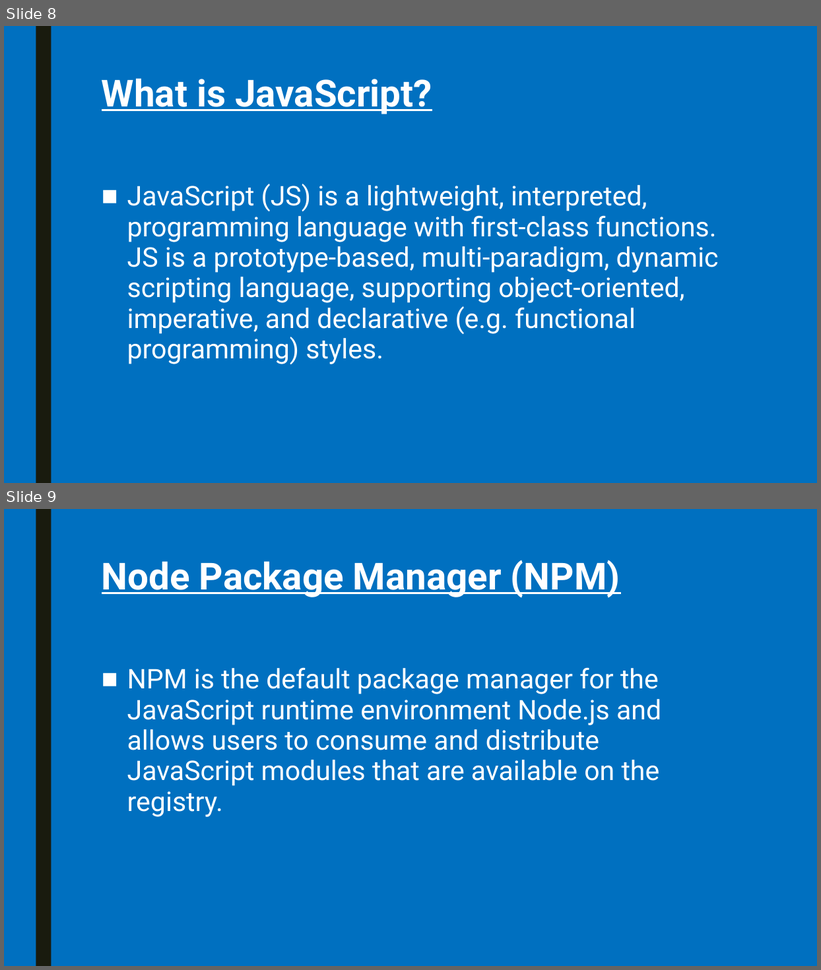
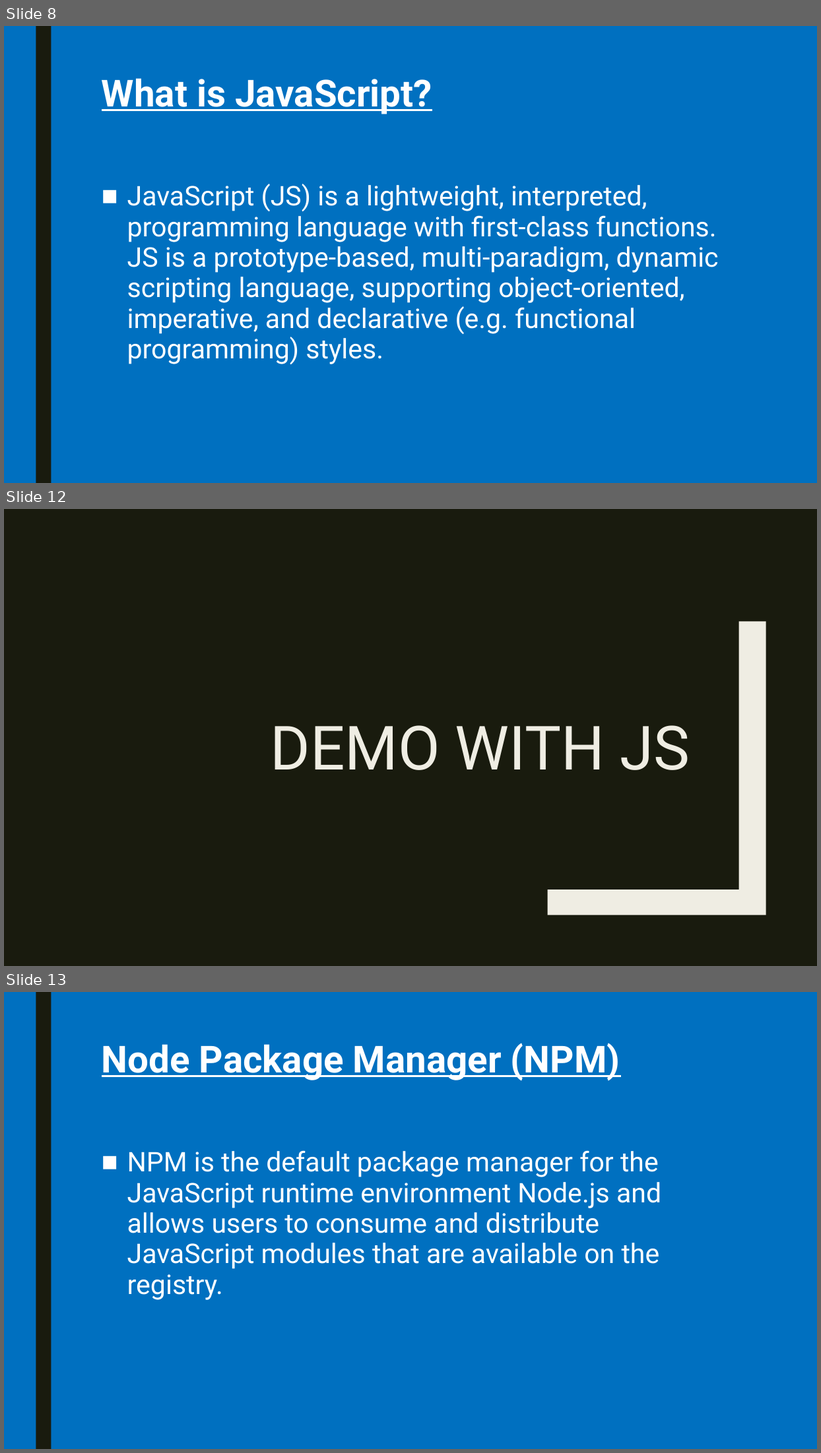
Before and after one commit to pkyurkchiev/mean-stack, a slide deck: slides/NodeJS.pptx. Shown one above the other, each under a label of ours: slides 8 and 9 before the commit, slides 8, 12 and 13 after it; the slides between them are not shown. The pictures are 821x970 and 821x1453 pixels, drawn with LibreOffice and Linux fonts; fonts in the diff are those of the drawing. Boxes give left, top, right and bottom in pixels: in the first picture for what was removed or moved away, otherwise in the second. Text is boxed around its words. In the diff, an @@ line names an element or a change of style, - is before the commit and + after.

```diff
--- a/slides/NodeJS.pptx
+++ b/slides/NodeJS.pptx
@@ slide 12 added at box(4, 509, 817, 966), background #191B0E @@
@@ freeform shape added at box(548, 621, 766, 916), fill #EFEDE3 @@
@@ title added at box(271, 725, 690, 770), 72 pt, text #EFEDE3 @@
+DEMO WITH JS
@@ what was slide 9 is now slide 13 @@
```
Also in this commit, not shown: 10 other slides added, 1 slide removed.
